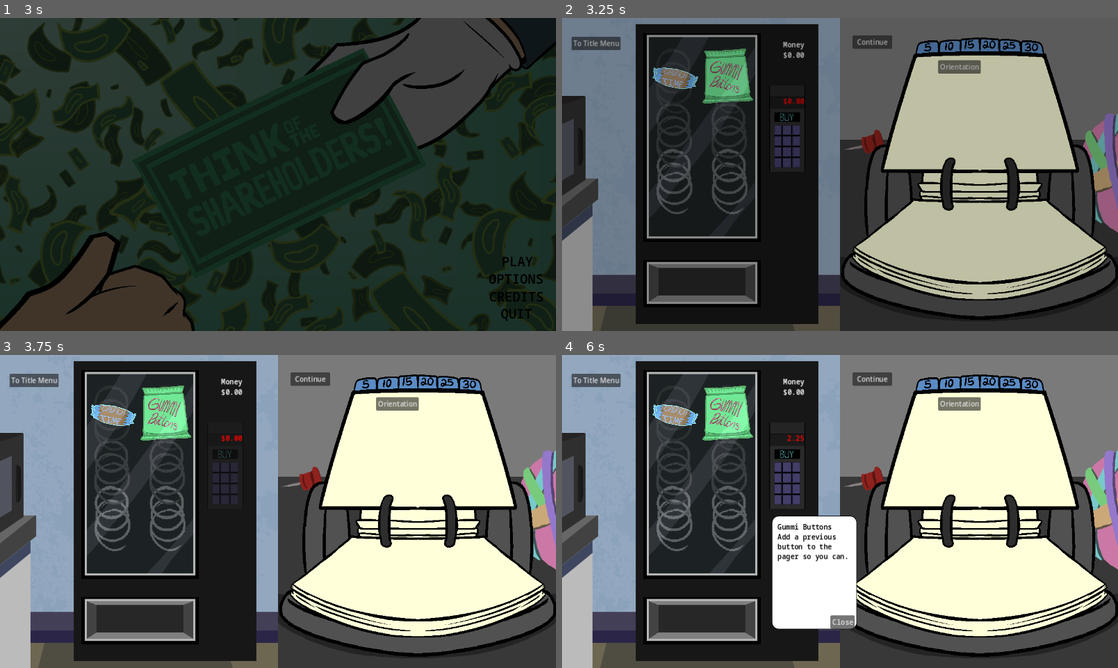
Above: before the commit, frames 1-4 (two rows, left to right).
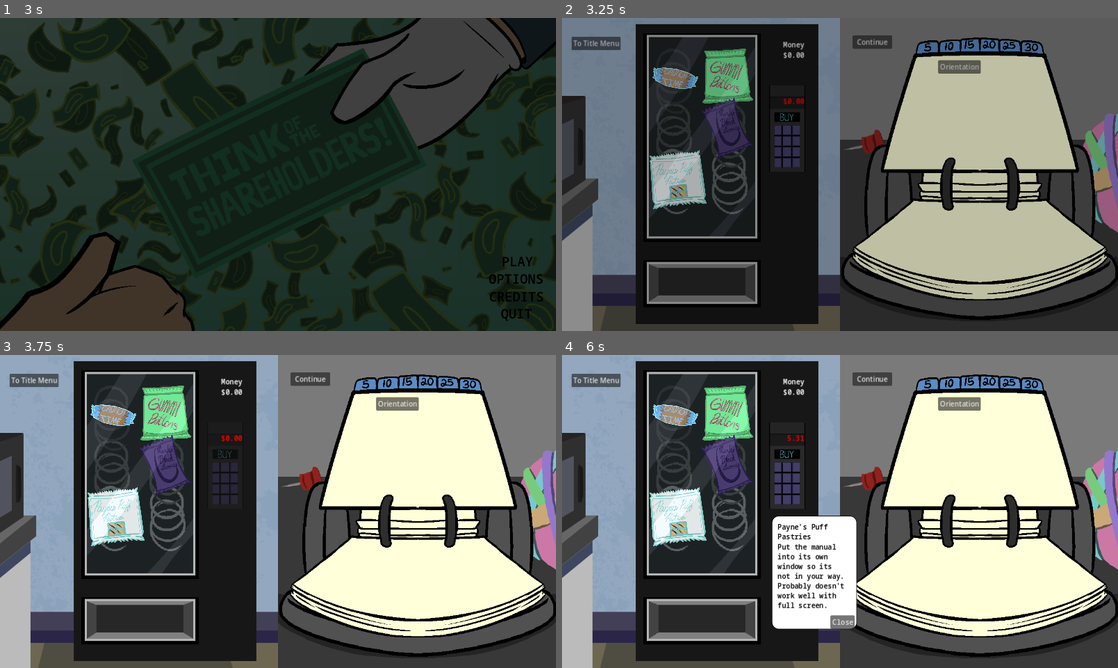
Above: after the commit, the same moments.

Repository: Carth501/team-ferret
Game: Godot game, scene res://scenes/splash/splash_screen_manager.tscn
Same seed, same stepped clock (60 frames per second), same inputs: the game is played once before the commit and once after it. Sound files missing from this copy of the repository are replaced by a short silence.
Inputs (mouse positions are in pixels of both pictures, inside the frame that each line leads up to):
- Up to frame 1 (3 s): tap Enter at 0.5 s; move the mouse to (400, 158) at 0.52 s; click (400, 158) at 0.67 s; drag from (166, 190) to (250, 237) at 1.27 s; move the mouse to (333, 105) at 2.02 s; click (333, 105) at 2.17 s; click (517, 262) at 2.75 s
- Up to frame 2 (3.25 s): no input
- Up to frame 3 (3.75 s): click (227, 464) at 3.5 s
- Up to frame 4 (6 s): click (678, 411) at 4.25 s; click (728, 411) at 5 s; click (678, 517) at 5.77 s

Frame 1 is identical in both runs. In frame 2, 2.4% of the frame differs, in the area x 15-35%, y 25-62%; in frame 3, 2.4%; in frame 4, 3.5%, in the area x 15-52%, y 25-81%.
Error before the commit: Invalid access to property or key 'upgrade_id' on a base object of type 'Nil'. (res://scripts/vending_machine.gd:46)
Error after the commit: Invalid assignment of property or key 'visible' with value of type 'bool' on a base object of type 'Nil'. (res://scripts/upgrade.gd:28)

Commit message:
Vending Sounds
Added sounds

Diff:
--- a/scenes/vending_machine.tscn
+++ b/scenes/vending_machine.tscn
@@ -10,8 +10,7 @@
 [ext_resource type="Texture2D" uid="uid://brgj3xeegvkja" path="res://assets/images/level-select/vending/PaynesPuffPastry.png" id="5_ymggr"]
 [ext_resource type="Script" path="res://scripts/upgrade.gd" id="6_8wgux"]
 [ext_resource type="Texture2D" uid="uid://c4uiua0ot7ncj" path="res://assets/images/level-select/vending/MarksBlackLicorice.png" id="6_62wf7"]
-[ext_resource type="PackedScene" path="res://scenes/check_mark.tscn" id="7_a0c0u"]
-[ext_resource type="PackedScene" uid="uid://bot7mxlyitnqo" path="res://scenes/upgrade_popup.tscn" id="11_24fd0"]
+[ext_resource type="PackedScene" uid="uid://b6e5suixwg182" path="res://scenes/upgrade_popup.tscn" id="11_24fd0"]
 
 [sub_resource type="StyleBoxEmpty" id="StyleBoxEmpty_adqgt"]
 
@@ -69,6 +68,19 @@
 offset_right = 40.0
 offset_bottom = 40.0
 script = ExtResource("1_1lpds")
+
+[node name="sfx" type="Control" parent="."]
+anchors_preset = 0
+offset_right = 40.0
+offset_bottom = 40.0
+
+[node name="keypad_beep" type="AudioStreamPlayer" parent="sfx"]
+
+[node name="keypad_mech_beep" type="AudioStreamPlayer" parent="sfx"]
+
+[node name="coin_insert" type="AudioStreamPlayer" parent="sfx"]
+
+[node name="vend_wReturn" type="AudioStreamPlayer" parent="sfx"]
 
 [node name="body" type="TextureRect" parent="."]
 layout_mode = 0
@@ -125,7 +137,7 @@
 offset_right = 40.0
 offset_bottom = 40.0
 
-[node name="digital_clock" type="Button" parent="upgrades" node_paths=PackedStringArray("check_mark")]
+[node name="digital_clock" type="Button" parent="upgrades"]
 layout_mode = 0
 offset_left = 54.0
 offset_top = 50.0
@@ -143,18 +155,8 @@
 description = "[b]Crunch Time[/b]
 Grants access to the digital clock."
 cost = 1.53
-upgrade_id = "digital_clock"
-check_mark = NodePath("CheckMark")
-
-[node name="CheckMark" parent="upgrades/digital_clock" instance=ExtResource("7_a0c0u")]
-offset_left = 186.774
-offset_top = 109.086
-offset_right = 186.774
-offset_bottom = 109.086
-rotation = -0.375246
-scale = Vector2(2, 2)
-
-[node name="pager_buttons" type="Button" parent="upgrades" node_paths=PackedStringArray("check_mark")]
+
+[node name="pager_buttons" type="Button" parent="upgrades"]
 layout_mode = 0
 offset_left = 138.0
 offset_top = 49.0
@@ -172,18 +174,8 @@
 description = "[b]Gummi Buttons[/b]
 Add a previous button to the pager so you can."
 cost = 2.25
-upgrade_id = "pager_buttons"
-check_mark = NodePath("CheckMark")
-
-[node name="CheckMark" parent="upgrades/pager_buttons" instance=ExtResource("7_a0c0u")]
-offset_left = 303.257
-offset_top = 103.733
-offset_right = 303.257
-offset_bottom = 103.733
-scale = Vector2(2, 2)
-
-[node name="manual_window" type="Button" parent="upgrades" node_paths=PackedStringArray("check_mark")]
-visible = false
+
+[node name="manual_window" type="Button" parent="upgrades"]
 layout_mode = 0
 offset_left = 28.0
 offset_top = 304.0
@@ -201,19 +193,8 @@
 description = "[b]Payne's Puff Pastries[/b]
 Put the manual into its own window so its not in your way. Probably doesn't work well with full screen."
 cost = 5.31
-upgrade_id = "manual_window"
-check_mark = NodePath("CheckMark")
-
-[node name="CheckMark" parent="upgrades/manual_window" instance=ExtResource("7_a0c0u")]
-offset_left = 342.445
-offset_top = 79.217
-offset_right = 342.445
-offset_bottom = 79.217
-rotation = 0.127409
-scale = Vector2(2, 2)
-
-[node name="bookmarks" type="Button" parent="upgrades" node_paths=PackedStringArray("check_mark")]
-visible = false
+
+[node name="bookmarks" type="Button" parent="upgrades"]
 layout_mode = 0
 offset_left = 126.0
 offset_top = 203.0
@@ -231,16 +212,6 @@
 description = "[b]Mark's Black Licorice[/b]
 Add some bookmarks to your manual for fast navigation."
 cost = 0.98
-upgrade_id = "bookmarks"
-check_mark = NodePath("CheckMark")
-
-[node name="CheckMark" parent="upgrades/bookmarks" instance=ExtResource("7_a0c0u")]
-offset_left = 294.253
-offset_top = 104.368
-offset_right = 294.253
-offset_bottom = 104.368
-rotation = 0.574213
-scale = Vector2(2, 2)
 
 [node name="glass" type="TextureRect" parent="."]
 layout_mode = 0
@@ -259,6 +230,10 @@
 offset_right = 358.0
 offset_bottom = 401.0
 
+[connection signal="finished" from="sfx/keypad_beep" to="." method="_on_keypad_beep_finished"]
+[connection signal="finished" from="sfx/keypad_mech_beep" to="." method="_on_keypad_mech_beep_finished"]
+[connection signal="finished" from="sfx/coin_insert" to="." method="_on_coin_insert_finished"]
+[connection signal="finished" from="sfx/vend_wReturn" to="." method="_on_vend_w_return_finished"]
 [connection signal="pressed" from="keypad" to="." method="_on_keypad_pressed"]
 [connection signal="pressed" from="upgrades/digital_clock" to="upgrades/digital_clock" method="_on_upgrade_pressed"]
 [connection signal="pressed" from="upgrades/pager_buttons" to="upgrades/pager_buttons" method="_on_upgrade_pressed"]
--- a/scripts/vending_machine.gd
+++ b/scripts/vending_machine.gd
@@ -6,7 +6,10 @@
 @onready var keypad = $keypad as Button
 @onready var money_disp = $money_disp as Label
 @onready var upgrade_popup = $UpgradePopup as Control
-
+@onready var keypad_beep = $sfx/keypad_beep as AudioStreamPlayer
+@onready var keypad_mech_beep = $sfx/keypad_mech_beep as AudioStreamPlayer
+@onready var coin_insert = $sfx/coin_insert as AudioStreamPlayer
+@onready var vend_w_return = $sfx/vend_wReturn as AudioStreamPlayer
 
 @export_category("Upgrades")
 var _money := 10.00
@@ -40,11 +43,14 @@
 	var cost: float = keypad.get_meta("cost")
 	var purchased: bool = keypad.get_meta("purchased")
 	if(!purchased && _money >= cost):
+		play_purchased()
 		_money -= cost
 		update_money()
 		keypad.disabled = true
 		save_handler_single.buy_upgrade(current_upgrade.upgrade_id, current_upgrade.cost)
 		current_upgrade.set_purchased(true)
+	else:
+		keypad_beep.play()
 
 	if(current_upgrade is Upgrade):
 		current_upgrade.emit_signal("upgrade_purchased")
@@ -54,3 +60,28 @@
 
 func update_money():
 	money_disp.text = str("$%.2f" % _money)
+
+func play_purchased() -> void:
+	coin_insert.play()
+
+func _on_keypad_beep_finished():
+	var plays = 0
+	if(plays != 2):
+		plays += 1
+		keypad_beep.play()
+	else:
+		vend_w_return.play()
+
+func _on_keypad_mech_beep_finished():
+	pass # Replace with function body.
+
+func _on_coin_insert_finished():
+	var plays = 0
+	if(plays != 3):
+		plays += 1
+		coin_insert.play()
+	else:
+		keypad_beep.play()
+
+func _on_vend_w_return_finished():
+	pass # Replace with function body.
Not shown, added: assets/audio/effects/Vending Machine/Vending Ambient Hum Loop.wav.import
Not shown, added: assets/audio/effects/Vending Machine/Vending Buttons.mp3.import
Not shown, added: assets/audio/effects/Vending Machine/Vending Dispensing w return.wav.import
Not shown, added: assets/audio/effects/Vending Machine/Vending Mechanical Button.wav.import
Not shown, added: assets/audio/effects/Vending Machine/Vending coin.wav.import
Not shown, added: assets/audio/effects/Vending Machine/Vending machine dispensing.wav.import
Not shown: 1 places in scenes/vending_machine.tscn that only renumber resources
Not shown, added: assets/audio/effects/Vending Machine/Vending Ambient Hum Loop.wav
Not shown, added: assets/audio/effects/Vending Machine/Vending Buttons.mp3
Not shown, added: assets/audio/effects/Vending Machine/Vending Dispensing w return.wav
Not shown, added: assets/audio/effects/Vending Machine/Vending Mechanical Button.wav
Not shown, added: assets/audio/effects/Vending Machine/Vending coin.wav
(and 1 more such lines)
